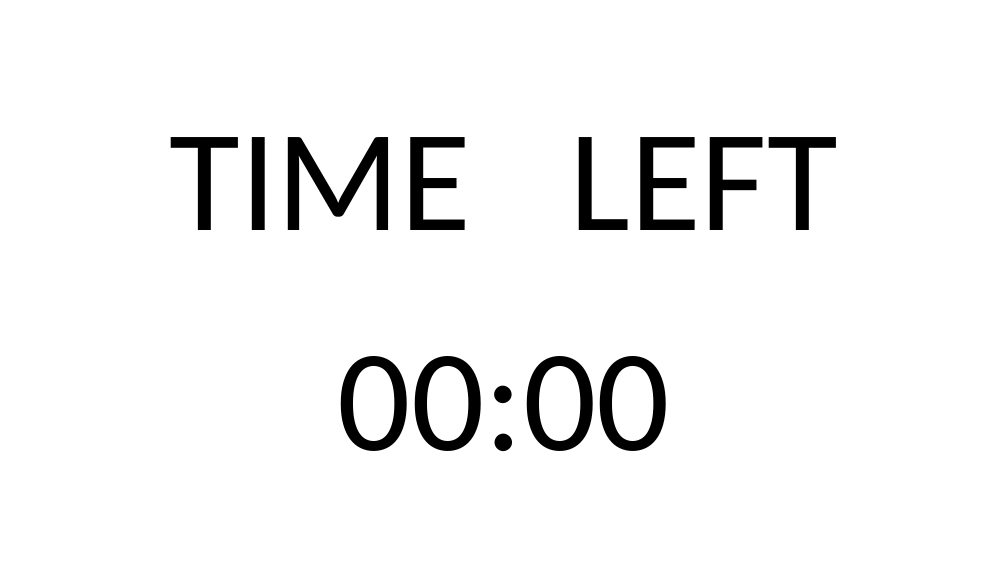
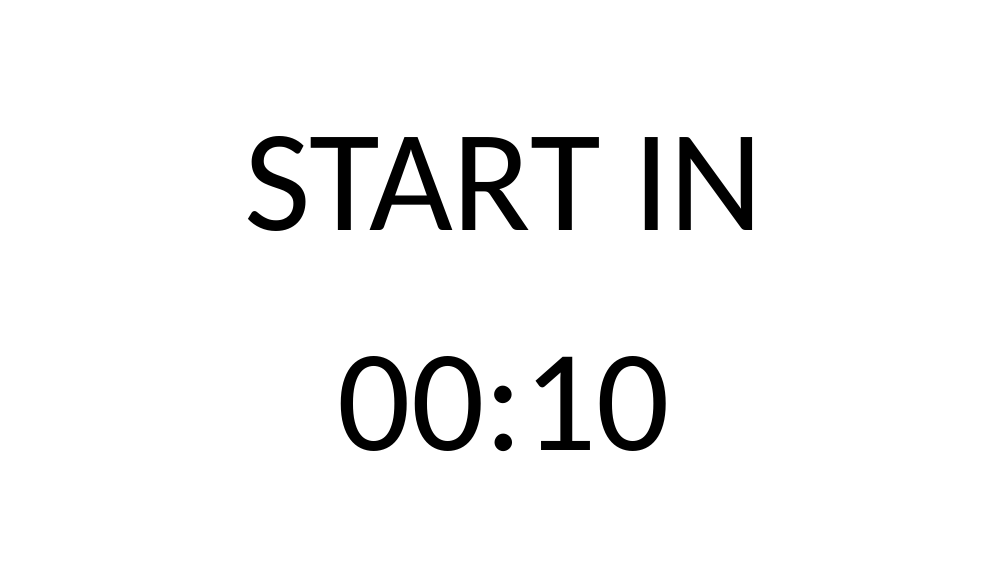
Before and after one commit to SimonRockhold/StrokeRehabRobotCapstone, a slide deck: slide 13 of Experiments/OLED_Screen/doc/screen_deck.pptx (slide 6 before the commit). Drawn at 1008x567 pixels with LibreOffice and Linux fonts; fonts in the diff are those of the drawing. Boxes give left, top, right and bottom in pixels: in the first picture for what was removed or moved away, otherwise in the second. Text is boxed around its words. In the diff, an @@ line names an element or a change of style, - is before the commit and + after.

```diff
--- a/Experiments/OLED_Screen/doc/screen_deck.pptx
+++ b/Experiments/OLED_Screen/doc/screen_deck.pptx
@@ text at (244,136,764,231): text changed @@
-TIME LEFT
+START IN
@@ text at (338,356,670,451): text changed @@
-00:00
+00:10
```
Also in this commit, not shown: 7 other slides changed, 10 slides added, 2 slides removed, 3 other files.
